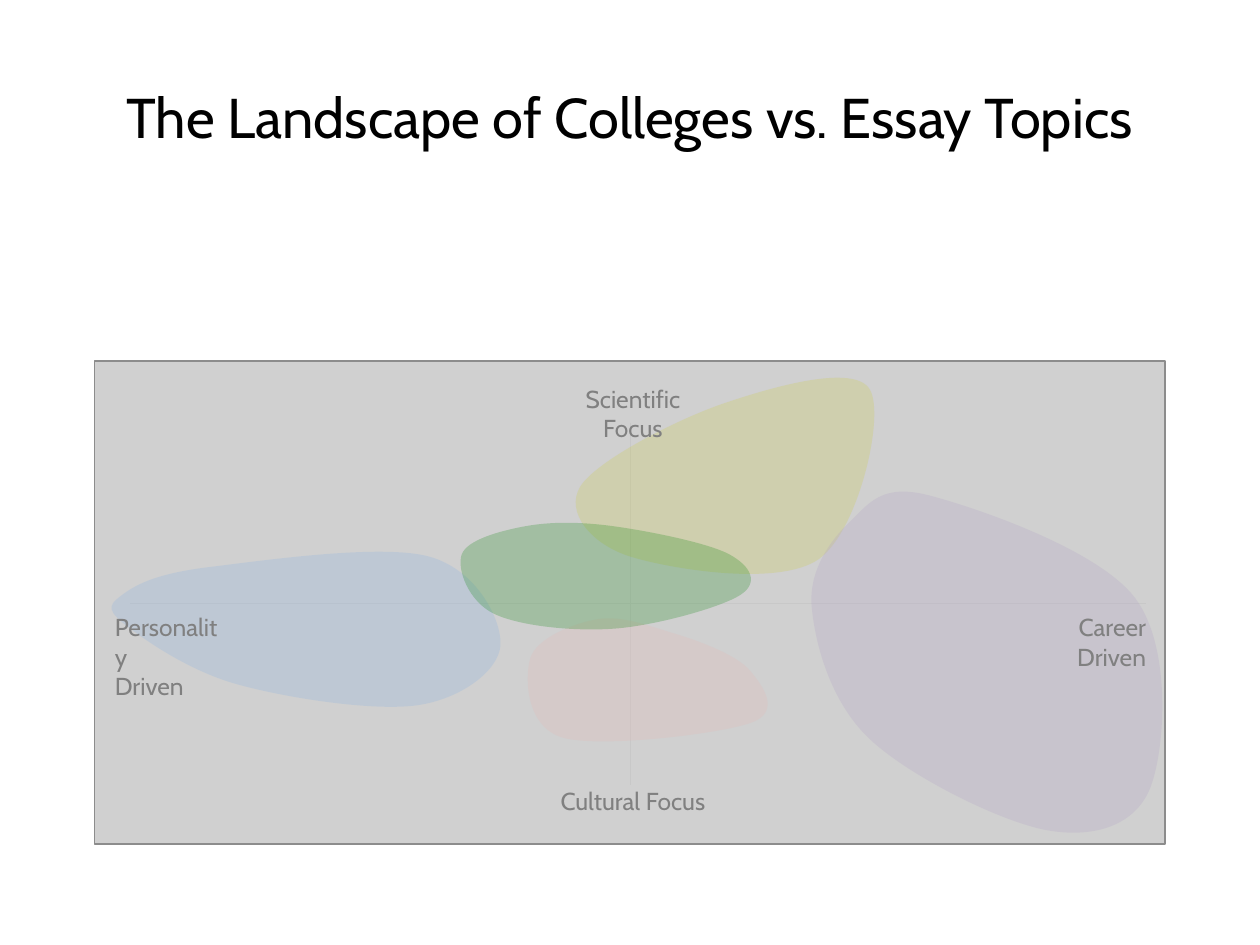
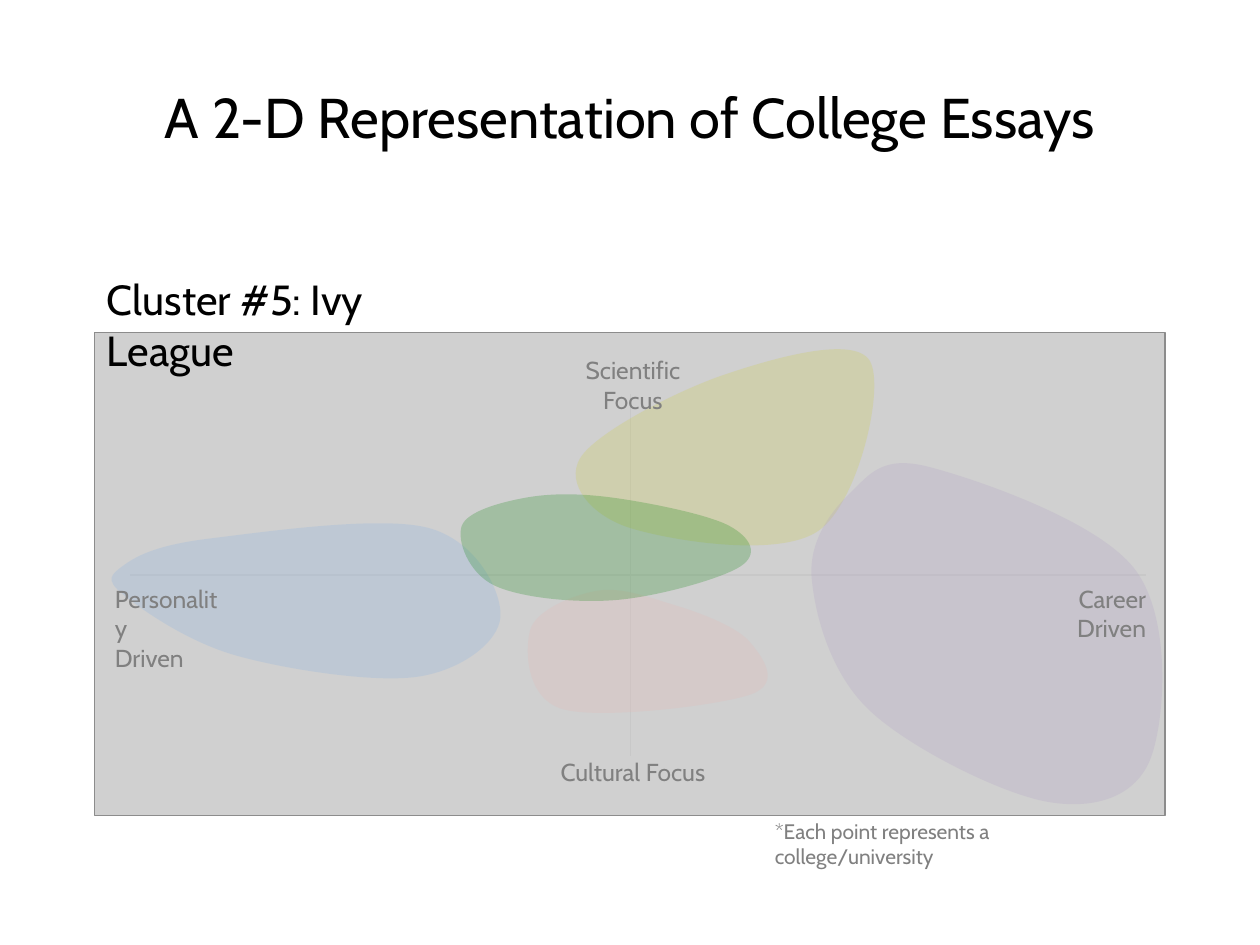
Before and after one commit to yungmsh/mining_the_common_app, a slide deck: slide 15 of presentation/MikeYung_Presentation_v1.pptx (slide 12 before the commit). Drawn at 1260x945 pixels with LibreOffice and Linux fonts; fonts in the diff are those of the drawing; grey boxes stand for pictures; background and template pictures are left out. Boxes give left, top, right and bottom in pixels: in the first picture for what was removed or moved away, otherwise in the second. Text is boxed around its words. In the diff, an @@ line names an element or a change of style, - is before the commit and + after.

```diff
--- a/presentation/MikeYung_Presentation_v1.pptx
+++ b/presentation/MikeYung_Presentation_v1.pptx
@@ title at [165,96,1094,151]: text changed @@
-The Landscape of Colleges vs. Essay Topics
+A 2-D Representation of College Essays
@@ text added at [107,283,363,376], 24 pt, text #000000 @@
+Cluster #5: Ivy League
@@ picture: place and size @@
-picture at [94,360,1166,843]
+picture at [94,333,1166,815]
@@ 4 texts, 4 freeform shapes, 2 lines: place and size @@
-4 texts, 4 freeform shapes, 2 lines at [111,378,1147,810]
+4 texts, 4 freeform shapes, 2 lines at [111,349,1147,781]
@@ freeform shape: place and size @@
-freeform shape at [811,491,1163,833]
+freeform shape at [811,464,1163,805]
@@ text added at [775,823,989,869], 12 pt, text #808080 @@
+*Each point represents a college/university
```
Also in this commit, not shown: 10 other slides changed, 3 slides added, 1 slide removed, 5 other files.
